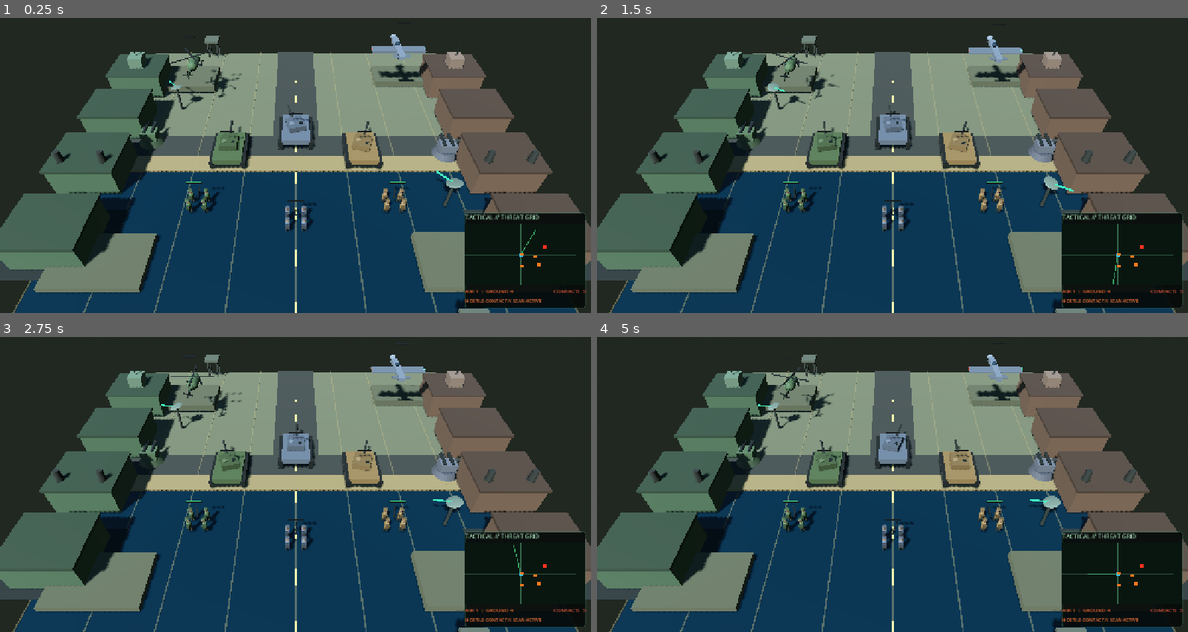
Above: before the commit, frames 1-4 (two rows, left to right).
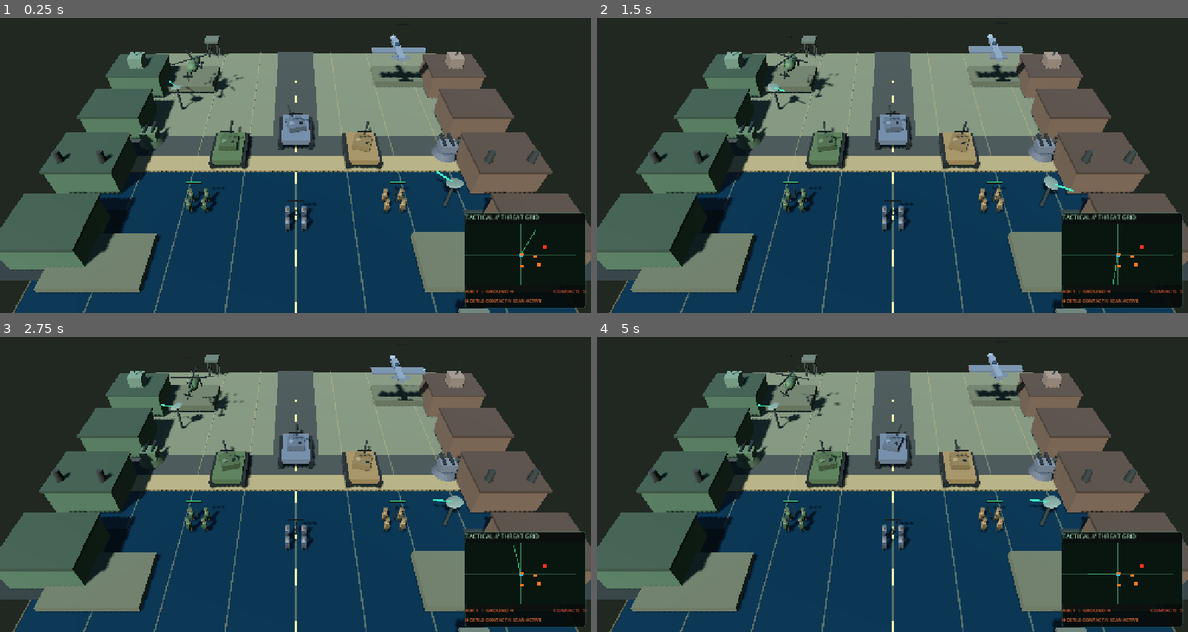
Above: after the commit, the same moments.

Repository: Jamalalbaroty/storm-generals-mobil
Game: Godot game, scene res://prototype_3d/battlefield_3d.tscn
Two runs of this game, one before a commit and one after it. Both use one fixed random seed, a clock stepped at 60 frames per second and the inputs below. This scene is started directly instead of the project's main scene.
Inputs (mouse positions are in pixels of both pictures, inside the frame that each line leads up to):
- Up to frame 1 (0.25 s): no input
- Up to frame 2 (1.5 s): move the mouse to (1022, 130) at 0.52 s; click (1022, 130) at 0.67 s; drag from (774, 162) to (862, 212) at 1.27 s
- Up to frame 3 (2.75 s): move the mouse to (354, 393) at 2.02 s; click (354, 393) at 2.17 s
- Up to frame 4 (5 s): drag from (862, 531) to (715, 416) at 2.77 s; move the mouse to (1069, 516) at 3.52 s; click (1069, 516) at 3.67 s; drag from (715, 416) to (803, 384) at 4.27 s

The runs differ from the first frame. In frame 1, 0.4% of the frame differs, in the area x 29-73%, y 5-27%; in frame 2, 0.5%, in the area x 29-73%, y 5-28%; in frame 3, 0.3%; in frame 4, 0.5%.

Commit message:
Disable expensive directional shadows on mobile

Diff:
--- a/prototype_3d/battlefield_3d.gd
+++ b/prototype_3d/battlefield_3d.gd
@@ -9,6 +9,7 @@
 const MAX_CAMERA_HEIGHT := 48.0
 
 var rts_camera: Camera3D
+var sun_light: DirectionalLight3D
 var camera_focus := Vector3.ZERO
 var camera_height := 28.0
 var touch_points: Dictionary = {}
@@ -1072,11 +1073,20 @@
 			_pan_camera(motion.relative)
 
 func _build_lighting() -> void:
-	var sun := DirectionalLight3D.new()
-	sun.rotation_degrees = Vector3(-48.0, -32.0, 0.0)
-	sun.light_energy = 1.25
-	sun.shadow_enabled = true
-	add_child(sun)
+	sun_light = DirectionalLight3D.new()
+	sun_light.rotation_degrees = Vector3(-48.0, -32.0, 0.0)
+	sun_light.light_energy = 1.25
+	sun_light.shadow_enabled = true
+	add_child(sun_light)
+	_apply_mobile_quality_profile(OS.has_feature("mobile"))
+
+
+func _apply_mobile_quality_profile(mobile_device: bool) -> void:
+	# Real-time directional shadows are one of the costliest parts of this
+	# prototype on mobile GPUs. Keep desktop presentation intact, but prefer
+	# stable frame time on phones and tablets.
+	if is_instance_valid(sun_light):
+		sun_light.shadow_enabled = not mobile_device
 
 func _build_showcase_units() -> void:
 	_add_placeholder_tank(Vector3(-7.0, 0.0, 1.0), Color(0.28, 0.34, 0.22), "american")
